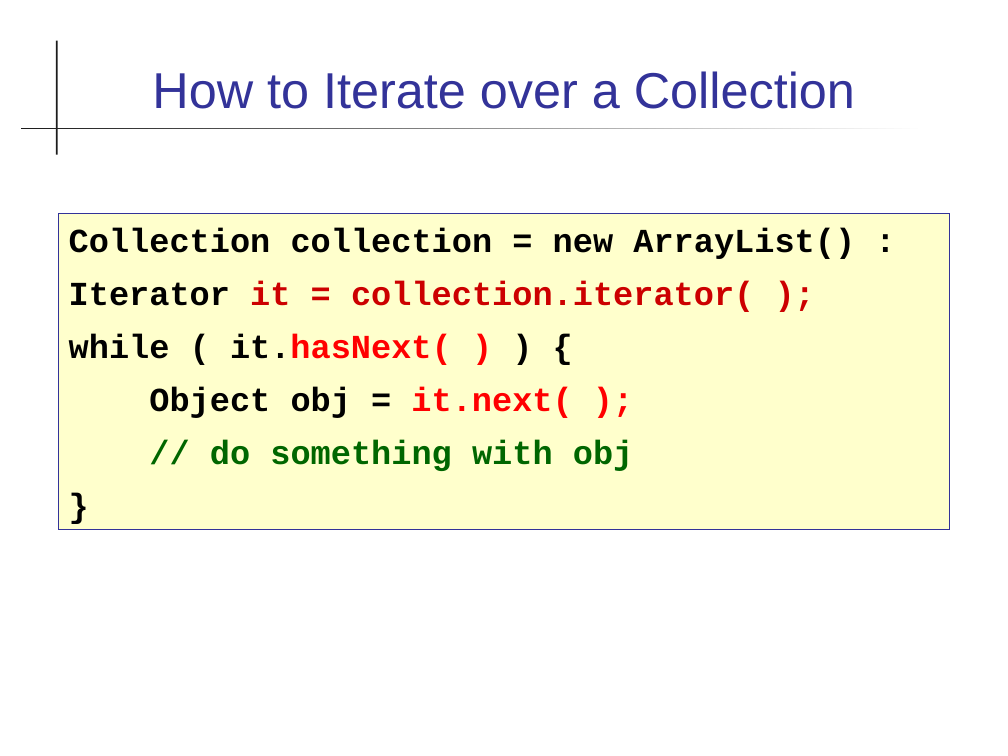
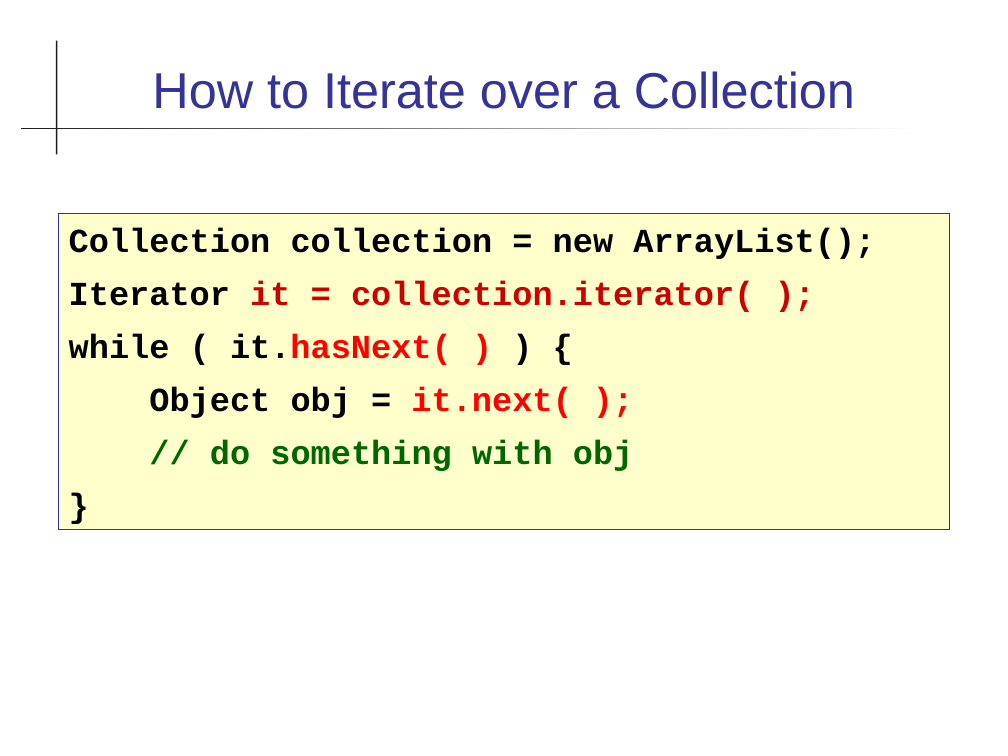
Before and after one commit to skeoop/skeoop.github.io, a slide deck: slide 26 of collections/Collections.ppt. Drawn at 1008x756 pixels with LibreOffice and Linux fonts; fonts in the diff are those of the drawing. Boxes give left, top, right and bottom in pixels: in the first picture for what was removed or moved away, otherwise in the second. Text is boxed around its words. In the diff, an @@ line names an element or a change of style, - is before the commit and + after.

Commit message:
improve slides on Interface, add PA1-ArrayIterator

```diff
--- a/collections/Collections.ppt
+++ b/collections/Collections.ppt
@@ text in rectangle at (69, 228, 875, 259): text changed @@
-Collection collection = new ArrayList() :
+Collection collection = new ArrayList();
```
Also in this commit, not shown: 2 other slides changed, 16 other files.
